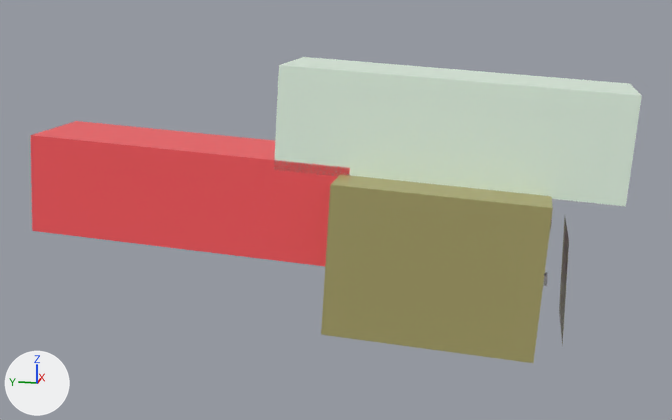
An edit to the Blender file scenes/sewer.blend, drawn before and after from the same camera.
Before and after are seen from a 50 mm camera at (-444.0, 16.0, 113.0) aimed at (-1.0, 105.0, 3.0). Every picture has the same lights, and +X, +Y and +Z are marked at lower left.

The first picture shows 'bg', 'text_plane'.
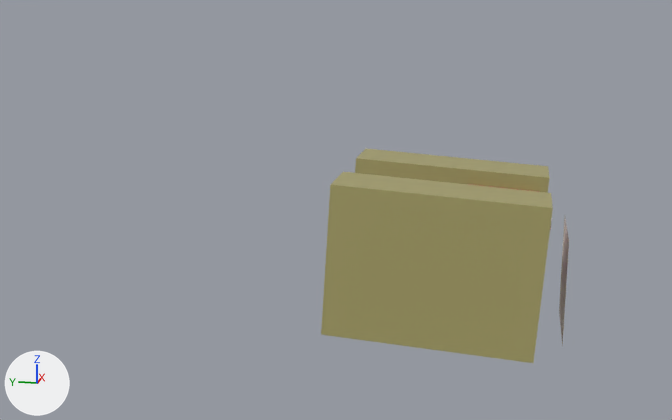
Location of each change, [x1, y1, x2, y2] in pixels of the pictures (672 x 420 px):
'bg', reshaped (62% narrower, 30% shorter): before [31, 57, 642, 363]; after [321, 148, 553, 363]
part 1 of me_bgcube, deleted (red): before [31, 121, 350, 266]
part 2 of me_bgcube, deleted: before [274, 57, 642, 206]

What changed in the scene script:
```text
Change me_bgcube:
    where me_bgcube.from_pydata(...)  # 152 vertices, 114 faces; spans x -1.93..1.89, y -2.55..1.0, z -2.04..2.81
    used by ob_bg; location = (0.0, 175.4, 9.6); rotation_euler = (0.0636, 0.0, 0.0), in degrees (3.6, 0, 0); scale = (24.7, 80.6, 24.7)
    me_bgcube part 1: the loose piece of 8 vertices spanning x -1.0..1.0, y -1.0..1.0, z -1.0..1.0 is deleted
    me_bgcube part 2: the loose piece of 8 vertices spanning x -1.0..1.0, y -2.55..-0.55, z 0.81..2.81 is deleted
```
